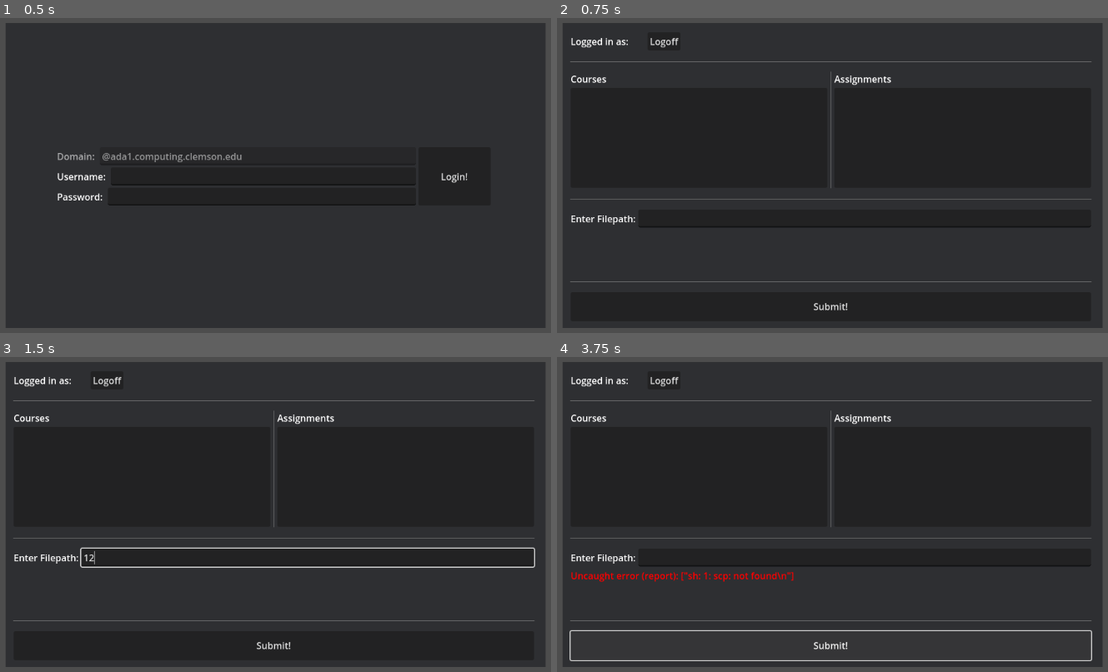
Above: before the commit, frames 1-4 (two rows, left to right).
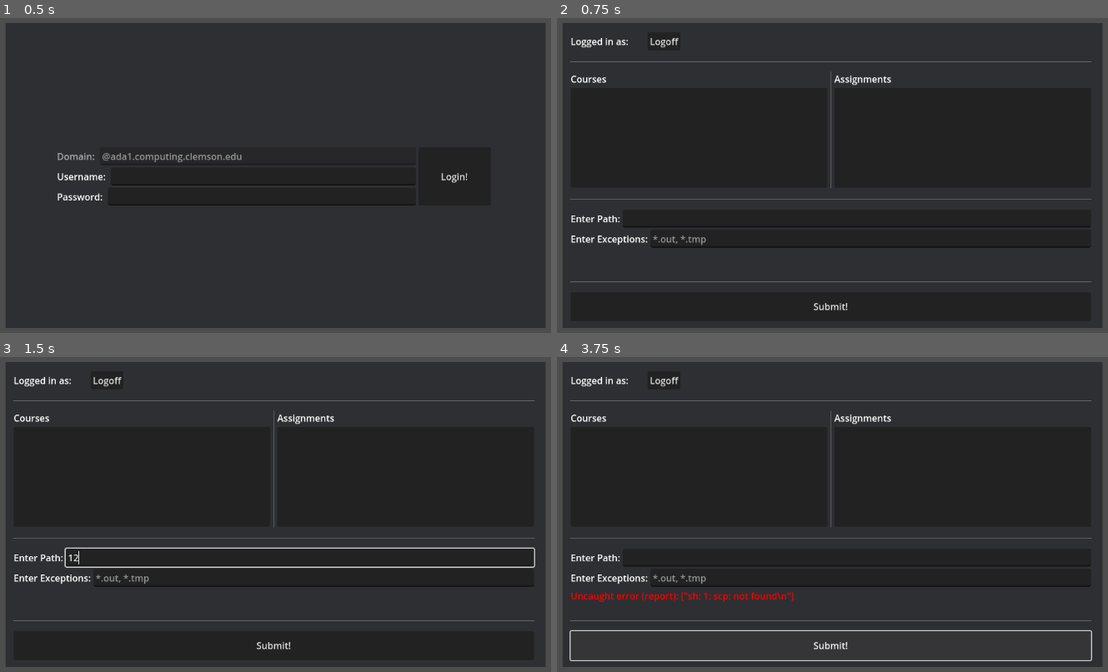
Above: after the commit, the same moments.

Repository: GCPins/cscope
Game: Godot game, scene res://Scenes/Main.tscn
The game is run twice, just before and just after one commit, with the same random seed, the same clock (stepped at 60 frames per second) and the same inputs.
Inputs (mouse positions are in pixels of both pictures, inside the frame that each line leads up to):
- Up to frame 1 (0.5 s): no input
- Up to frame 2 (0.75 s): click "Login!" at 0.5 s
- Up to frame 3 (1.5 s): click (308, 558) at 1.27 s; type "12" at 1.35 s
- Up to frame 4 (3.75 s): click "Logoff" at 2 s; click "Login!" at 2.75 s; click "Submit!" at 3.5 s

Frame 1 is identical in both runs. In frame 2, 0.8% of the frame differs, in the area x 2-97%, y 62-74%; in frame 3, 0.9%; in frame 4, 1.6%, in the area x 2-97%, y 62-78%.
Error before the commit: Cannot call method 'copy' on a null value. (res://Scripts/Globals.gd:15)
Error after the commit: Cannot call method 'copy' on a null value. (res://Scripts/Globals.gd:31)

Commit message:
POST update

Diff:
--- a/Scenes/Filepaths.tscn
+++ b/Scenes/Filepaths.tscn
@@ -109,13 +109,29 @@
 
 [node name="Label" type="Label" parent="CenterContainer/VBoxContainer/Filepath"]
 layout_mode = 2
-text = "Enter Filepath:"
+text = "Enter Path:"
 
 [node name="LineEdit" type="LineEdit" parent="CenterContainer/VBoxContainer/Filepath"]
 layout_mode = 2
 size_flags_horizontal = 3
 
 [node name="FileDialog" type="FileDialog" parent="CenterContainer/VBoxContainer/Filepath"]
+size = Vector2i(392, 400)
+popup_window = true
+
+[node name="Exceptions" type="HBoxContainer" parent="CenterContainer/VBoxContainer"]
+layout_mode = 2
+
+[node name="Label" type="Label" parent="CenterContainer/VBoxContainer/Exceptions"]
+layout_mode = 2
+text = "Enter Exceptions:"
+
+[node name="LineEdit" type="LineEdit" parent="CenterContainer/VBoxContainer/Exceptions"]
+layout_mode = 2
+size_flags_horizontal = 3
+placeholder_text = "*.out, *.tmp"
+
+[node name="FileDialog" type="FileDialog" parent="CenterContainer/VBoxContainer/Exceptions"]
 size = Vector2i(392, 400)
 popup_window = true
 
@@ -148,4 +164,6 @@
 [connection signal="toggled" from="CenterContainer/VBoxContainer/Filetype/CheckBox" to="." method="_on_check_box_toggled"]
 [connection signal="text_changed" from="CenterContainer/VBoxContainer/Filepath/LineEdit" to="." method="_on_line_edit_text_changed"]
 [connection signal="file_selected" from="CenterContainer/VBoxContainer/Filepath/FileDialog" to="." method="_on_file_dialog_file_selected"]
+[connection signal="text_changed" from="CenterContainer/VBoxContainer/Exceptions/LineEdit" to="." method="_on_Exceptions_edit_text_changed"]
+[connection signal="file_selected" from="CenterContainer/VBoxContainer/Exceptions/FileDialog" to="." method="_on_file_dialog_file_selected"]
 [connection signal="pressed" from="CenterContainer/VBoxContainer/Submit" to="." method="_on_submit_pressed"]
--- a/Scenes/Main.tscn
+++ b/Scenes/Main.tscn
@@ -1,6 +1,9 @@
-[gd_scene load_steps=2 format=3 uid="uid://cimg183cuanxv"]
+[gd_scene load_steps=3 format=3 uid="uid://cimg183cuanxv"]
 
 [ext_resource type="Script" path="res://Scripts/Main.gd" id="1_djdmy"]
+
+[sub_resource type="LabelSettings" id="LabelSettings_2a744"]
+shadow_size = 2
 
 [node name="Main" type="Control"]
 layout_mode = 3
@@ -36,53 +39,64 @@
 custom_minimum_size = Vector2(900, 500)
 layout_mode = 2
 
-[node name="HBoxContainer" type="HBoxContainer" parent="CenterContainer/VBoxContainer"]
+[node name="VBoxContainer" type="VBoxContainer" parent="CenterContainer/VBoxContainer"]
+layout_mode = 2
+
+[node name="HBoxContainer" type="HBoxContainer" parent="CenterContainer/VBoxContainer/VBoxContainer"]
 custom_minimum_size = Vector2(750, 0)
 layout_mode = 2
 
-[node name="HBoxContainer" type="VBoxContainer" parent="CenterContainer/VBoxContainer/HBoxContainer"]
+[node name="HBoxContainer" type="VBoxContainer" parent="CenterContainer/VBoxContainer/VBoxContainer/HBoxContainer"]
 layout_mode = 2
 size_flags_horizontal = 3
 
-[node name="Domain" type="HBoxContainer" parent="CenterContainer/VBoxContainer/HBoxContainer/HBoxContainer"]
+[node name="Domain" type="HBoxContainer" parent="CenterContainer/VBoxContainer/VBoxContainer/HBoxContainer/HBoxContainer"]
 modulate = Color(1, 1, 1, 0.6)
 layout_mode = 2
 
-[node name="Label" type="Label" parent="CenterContainer/VBoxContainer/HBoxContainer/HBoxContainer/Domain"]
+[node name="Label" type="Label" parent="CenterContainer/VBoxContainer/VBoxContainer/HBoxContainer/HBoxContainer/Domain"]
 layout_mode = 2
 text = "Domain: "
 
-[node name="TextEdit" type="LineEdit" parent="CenterContainer/VBoxContainer/HBoxContainer/HBoxContainer/Domain"]
+[node name="TextEdit" type="LineEdit" parent="CenterContainer/VBoxContainer/VBoxContainer/HBoxContainer/HBoxContainer/Domain"]
 layout_mode = 2
 size_flags_horizontal = 3
 text = "@ada1.computing.clemson.edu"
 
-[node name="Username" type="HBoxContainer" parent="CenterContainer/VBoxContainer/HBoxContainer/HBoxContainer"]
+[node name="Username" type="HBoxContainer" parent="CenterContainer/VBoxContainer/VBoxContainer/HBoxContainer/HBoxContainer"]
 layout_mode = 2
 
-[node name="Label" type="Label" parent="CenterContainer/VBoxContainer/HBoxContainer/HBoxContainer/Username"]
+[node name="Label" type="Label" parent="CenterContainer/VBoxContainer/VBoxContainer/HBoxContainer/HBoxContainer/Username"]
 layout_mode = 2
 text = "Username: "
 
-[node name="TextEdit" type="LineEdit" parent="CenterContainer/VBoxContainer/HBoxContainer/HBoxContainer/Username"]
+[node name="TextEdit" type="LineEdit" parent="CenterContainer/VBoxContainer/VBoxContainer/HBoxContainer/HBoxContainer/Username"]
 layout_mode = 2
 size_flags_horizontal = 3
 
-[node name="Password" type="HBoxContainer" parent="CenterContainer/VBoxContainer/HBoxContainer/HBoxContainer"]
+[node name="Password" type="HBoxContainer" parent="CenterContainer/VBoxContainer/VBoxContainer/HBoxContainer/HBoxContainer"]
 layout_mode = 2
 
-[node name="Label" type="Label" parent="CenterContainer/VBoxContainer/HBoxContainer/HBoxContainer/Password"]
+[node name="Label" type="Label" parent="CenterContainer/VBoxContainer/VBoxContainer/HBoxContainer/HBoxContainer/Password"]
 layout_mode = 2
 text = "Password: "
 
-[node name="TextEdit" type="LineEdit" parent="CenterContainer/VBoxContainer/HBoxContainer/HBoxContainer/Password"]
+[node name="TextEdit" type="LineEdit" parent="CenterContainer/VBoxContainer/VBoxContainer/HBoxContainer/HBoxContainer/Password"]
 layout_mode = 2
 size_flags_horizontal = 3
 secret = true
 
-[node name="Button" type="Button" parent="CenterContainer/VBoxContainer/HBoxContainer"]
+[node name="Button" type="Button" parent="CenterContainer/VBoxContainer/VBoxContainer/HBoxContainer"]
 custom_minimum_size = Vector2(125, 60)
 layout_mode = 2
 text = "Login!"
 
-[connection signal="pressed" from="CenterContainer/VBoxContainer/HBoxContainer/Button" to="." method="_on_button_pressed"]
+[node name="DownloadLabel" type="Label" parent="CenterContainer/VBoxContainer/VBoxContainer"]
+visible = false
+modulate = Color(0.34902, 0.94902, 0, 1)
+layout_mode = 2
+text = "Currently Downloading Dependencies ..."
+label_settings = SubResource("LabelSettings_2a744")
+horizontal_alignment = 1
+
+[connection signal="pressed" from="CenterContainer/VBoxContainer/VBoxContainer/HBoxContainer/Button" to="." method="_on_button_pressed"]
--- a/Scripts/Filepaths.gd
+++ b/Scripts/Filepaths.gd
@@ -66,6 +66,10 @@
 	filepath = new_text
 
 func _on_submit_pressed():
+	print("Submission pressed")
+
+	$CenterContainer/VBoxContainer/Container/ErrorLabel.text = ""
+
 	$CenterContainer/VBoxContainer/Container/ErrorLabel.set("theme_override_colors/default_color", Color.RED)
 
 	var output := []
@@ -79,6 +83,7 @@
 
 	var filepath_arr := filepath.split("/")
 	var filepath_ending_name: String = filepath_arr[filepath_arr.size()-1]
+	var del_queue := [filepath_ending_name]
 
 	var files := []
 	if filepath_ending_name.ends_with(".zip"):
@@ -94,9 +99,15 @@
 		Globals.TEMP_DIR.replace(" ", "` ")], output2, true)
 		print("Unzip ret: ", output2)
 
-	var targeted_file_ending_name: String = files[0].trim_suffix("/")
+		filepath_ending_name = files[0].trim_suffix("/")
+		del_queue = [filepath_ending_name, filepath_ending_name+".zip"]
 
-	output = Globals.upload_to_gradescope(tooltips[selected_course], selected_assignment, targeted_file_ending_name)
+	if DirAccess.dir_exists_absolute(Globals.TEMP_DIR+"\\"+filepath_ending_name) and Globals.withhold_queue.size() > 0:
+		print("Witholding detected... Processing...")
+		for withhold_token in Globals.withhold_queue:
+			OS.execute("powershell.exe", ["-Command", "rm -Recurse -Force "+Globals.TEMP_DIR.replace(" ", "` ") + "\\" + filepath_ending_name + "\\" + withhold_token])
+
+	output = Globals.upload_to_gradescope(tooltips[selected_course], selected_assignment, filepath_ending_name)
 	if output != [""]:
 		if output[0].begins_with("submitted! visit"):
 			$CenterContainer/VBoxContainer/Container/ErrorLabel.set("theme_override_colors/default_color", Color.GREEN)
@@ -106,7 +117,8 @@
 			return
 
 	var outputrm = []
-	OS.execute("powershell.exe", ["-Command", "rm -Recurse -Force "+Globals.TEMP_DIR.replace(" ", "` ")+"\\"+targeted_file_ending_name],outputrm)
+	for f_name in del_queue:
+		OS.execute("powershell.exe", ["-Command", "rm -Recurse -Force "+Globals.TEMP_DIR.replace(" ", "` ") + "\\" + f_name], outputrm)
 	print("rm output: ", outputrm)
 
 
@@ -114,3 +126,13 @@
 	Globals.username = ""
 	Globals.password = ""
 	get_tree().change_scene_to_file("res://Scenes/Main.tscn")
+
+
+func _on_Exceptions_edit_text_changed(new_text: String):
+	if new_text == "":
+		Globals.withhold_queue = Globals.const_withhold_queue
+
+	var queue: Array = new_text.split(",")
+	for i in range(queue.size()):
+		queue[i] = queue[i].dedent()
+	Globals.withhold_queue = queue
--- a/Scripts/Globals.gd
+++ b/Scripts/Globals.gd
@@ -8,26 +8,49 @@
 var password: String
 var domain: String
 
+const const_withhold_queue = ["*.out", "*.tmp"]
+var withhold_queue := ["*.out", "*.tmp"]
+
 func _ready():
 
+	print("DirAccess.dir_exists_absolute user://Python call: ", DirAccess.dir_exists_absolute("user://Python"))
+	if not DirAccess.dir_exists_absolute("user://Python"):
+		var d := DirAccess.open("user://")
+		d.make_dir_recursive("user://Python")
+		print("Creating user://Python directory")
+
+	print("Is standalone: ", OS.has_feature("standalone"))
 	if not FileAccess.file_exists(TEMP_DIR+"\\courses.py") or not FileAccess.file_exists(TEMP_DIR+"\\submission.py"):
-		var dir := DirAccess.open("res://Python")
-		var err1=dir.copy("res://Python/courses.py", TEMP_DIR+"\\courses.py")
-		var err2=dir.copy("res://Python/submission.py", TEMP_DIR+"\\submission.py")
-		print("Python files not found. Replacing. Errs: "+str(err1)+" "+str(err2))
+		var dir: DirAccess
+		var err1 := -2
+		var err2 := -2
+		if true:#OS.has_feature("standalone"):
+			var folder : String = OS.get_executable_path().replace("/","\\").rsplit("\\",true,1)[0]
+			print("Python files not found. Checking in exe directory at: ", folder,"?")
+			dir = DirAccess.open(folder)
+			err1=dir.copy("courses.py", "user://Python/courses.py")
+			err2=dir.copy("submission.py", "user://Python/submission.py")
+#		else:
+#			dir = DirAccess.open("res://Python")
+#			err1=dir.copy("res://Python/courses.py", TEMP_DIR+"\\courses.py")
+#			err2=dir.copy("res://Python/submission.py", TEMP_DIR+"\\submission.py")
+		print("Replacing. Errnos: "+str(err1)+" "+str(err2))
+
+
 
 	var poutput = []
 	OS.execute("powershell.exe", ["-Command", "Get-Command -ShowCommandInfo python"], poutput)
 	PYTHON = str(poutput).trim_prefix("""["\\r\\n\\r\\nName          : python.exe\\r\\nModuleName    : \\r\\nModule        : @{Name=}\\r\\nCommandType   : Application\\r\\nDefinition    : """).trim_suffix("""\\r\\nParameterSets : {}\\r\\n\\r\\n\\r\\n\\r\\n"]""")
-
-	if not DirAccess.dir_exists_absolute("user://Python"):
-		var d := DirAccess.open("user://")
-		d.make_dir_recursive("user://Python")
+	print("Python location: ", PYTHON)
 
 func get_list_of_classes():
+	print("Obtaining classes...")
+
 	var output := []
 
+	print("Executing: " + PYTHON + "\n" + TEMP_DIR+"\\courses.py" + "\n" + username +" "+ password + "\n", output, true, false)
 	OS.execute(PYTHON, [TEMP_DIR+"\\courses.py", username, password], output, true, false)
+	print("Execution output: ",output)
 
 	var output_array = str(output).replace("\""+username+" "+password,"").replace("\\n", "").replace("\\r", "").replace("\\\'", "\"").split("|")
 	var simplified_course_list = output_array[0].replace("[","{").replace("]", "}")
--- a/Scripts/Main.gd
+++ b/Scripts/Main.gd
@@ -1,10 +1,41 @@
 extends Control
 
+var t = Thread.new()
+
+func _ready():
+	if not FileAccess.file_exists("user://save.save"):
+		$CenterContainer/VBoxContainer/VBoxContainer/DownloadLabel.visible = true
+		$CenterContainer/VBoxContainer/VBoxContainer/HBoxContainer/Button.disabled = true
+		t.start(_download)
+
+var time := 0.0
+var cached_periods := -1
+func _physics_process(delta):
+
+	if t != null and not t.is_alive():
+		if t.wait_to_finish() == 2:
+			$CenterContainer/VBoxContainer/VBoxContainer/HBoxContainer/Button.disabled = false
+			$CenterContainer/VBoxContainer/VBoxContainer/DownloadLabel.visible = false
+
+	time += delta
+	var periods := int(time/0.5)%3
+	if cached_periods != periods:
+		cached_periods = periods+1
+		$CenterContainer/VBoxContainer/VBoxContainer/DownloadLabel.text = \
+			"Currently Downloading Dependencies "+".".repeat(cached_periods)
 
 func _on_button_pressed():
-	Globals.domain = $CenterContainer/VBoxContainer/HBoxContainer/HBoxContainer/Domain/TextEdit.text
+	Globals.domain = $CenterContainer/VBoxContainer/VBoxContainer/HBoxContainer/HBoxContainer/Domain/TextEdit.text
 	if not Globals.domain.begins_with("@"):
 		Globals.domain = "@"+Globals.domain
-	Globals.username = $CenterContainer/VBoxContainer/HBoxContainer/HBoxContainer/Username/TextEdit.text
-	Globals.password = $CenterContainer/VBoxContainer/HBoxContainer/HBoxContainer/Password/TextEdit.text
+	Globals.username = $CenterContainer/VBoxContainer/VBoxContainer/HBoxContainer/HBoxContainer/Username/TextEdit.text
+	Globals.password = $CenterContainer/VBoxContainer/VBoxContainer/HBoxContainer/HBoxContainer/Password/TextEdit.text
 	get_tree().change_scene_to_file("res://Scenes/Filepaths.tscn")
+
+
+func _download():
+	OS.execute("powershell.exe", ["-Command","pip install selenium"])
+	OS.execute("powershell.exe", ["-Command","pip install requests"])
+	OS.execute("powershell.exe", ["-Command","pip install lxml"])
+	var f := FileAccess.open("user://save.save",FileAccess.WRITE_READ)
+	return 2
--- a/project.godot
+++ b/project.godot
@@ -13,8 +13,12 @@
 config/name="C-Scope"
 run/main_scene="res://Scenes/Main.tscn"
 config/features=PackedStringArray("4.1", "Forward Plus")
-config/icon="res://icon.svg"
+boot_splash/show_image=false
 
 [autoload]
 
 Globals="*res://Scripts/Globals.gd"
+
+[rendering]
+
+renderer/rendering_method="mobile"
Not shown, removed: READMEPLEAS4installation.txt
Not shown, changed: export_presets.cfg
Not shown, changed: Python/courses.py
Not shown, changed: Python/submission.py
Not shown, removed: getPythonInstaller.bat
Not shown, removed: makepython.bat
